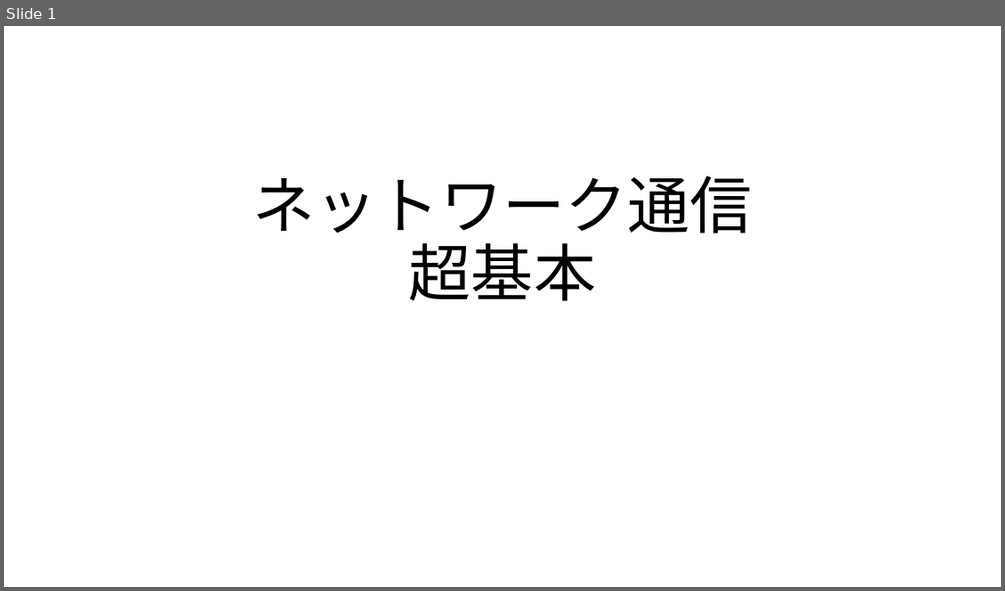
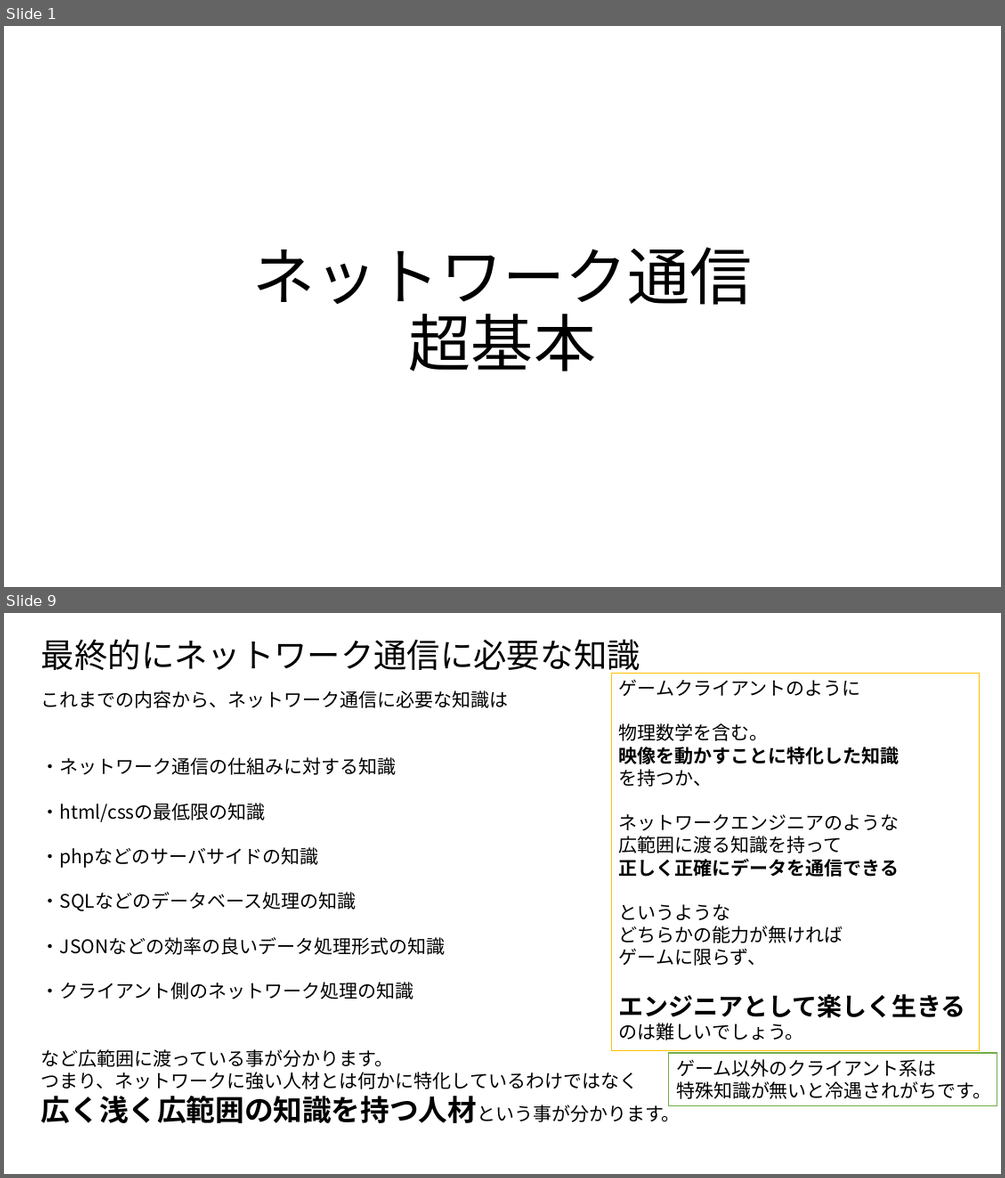
Before and after one commit to MahiroCreative/GameEngineFor2022, a slide deck: 2.SecondSemester/0.ネットワーク通信_超基本.pptx. Shown one above the other, each under a label of ours: slide 1 before the commit, slides 1 and 9 after it; the slides between them are not shown. The pictures are 1005x591 and 1005x1178 pixels, drawn with LibreOffice and Linux fonts; fonts in the diff are those of the drawing. Boxes give left, top, right and bottom in pixels: in the first picture for what was removed or moved away, otherwise in the second. Text is boxed around its words. In the diff, an @@ line names an element or a change of style, - is before the commit and + after.

```diff
--- a/2.SecondSemester/0.ネットワーク通信_超基本.pptx
+++ b/2.SecondSemester/0.ネットワーク通信_超基本.pptx
@@ slide 9 added at [4, 613, 1001, 1174], background #FFFFFF @@
@@ title added at [41, 639, 640, 676], 32 pt, text #000000 @@
+最終的にネットワーク通信に必要な知識
@@ text added at [41, 690, 680, 1123], 18 pt, text #000000 @@
+これまでの内容から、ネットワーク通信に必要な知識は
+・ネットワーク通信の仕組みに対する知識
+・html/cssの最低限の知識
+・phpなどのサーバサイドの知識
+・SQLなどのデータベース処理の知識
+・JSONなどの効率の良いデータ処理形式の知識
+・クライアント側のネットワーク処理の知識
+など広範囲に渡っている事が分かります。
+つまり、ネットワークに強い人材とは何かに特化しているわけではなく
+広く浅く広範囲の知識を持つ人材という事が分かります。
@@ rectangle added at [612, 673, 979, 1051], fill #FFFFFF, outline #FFC000 1 pt, 18 pt, text #000000 @@
+ゲームクライアントのように
+物理数学を含む。
+映像を動かすことに特化した知識
+を持つか、
+ネットワークエンジニアのような
+広範囲に渡る知識を持って
+正しく正確にデータを通信できる
+というような
+どちらかの能力が無ければ
+ゲームに限らず、
+エンジニアとして楽しく生きる
+のは難しいでしょう。
@@ rectangle added at [669, 1053, 997, 1106], fill #FFFFFF, outline #70AD47 1 pt, 18 pt, text #000000 @@
+ゲーム以外のクライアント系は
+特殊知識が無いと冷遇されがちです。
@@ slide 1 changed as well @@
@@ title "ネットワーク通信 超基本": place and size @@
-title "ネットワーク通信 超基本" at [253, 176, 752, 301]
+title "ネットワーク通信 超基本" at [253, 247, 752, 371]
```
Also in this commit, not shown: 8 other slides added.
